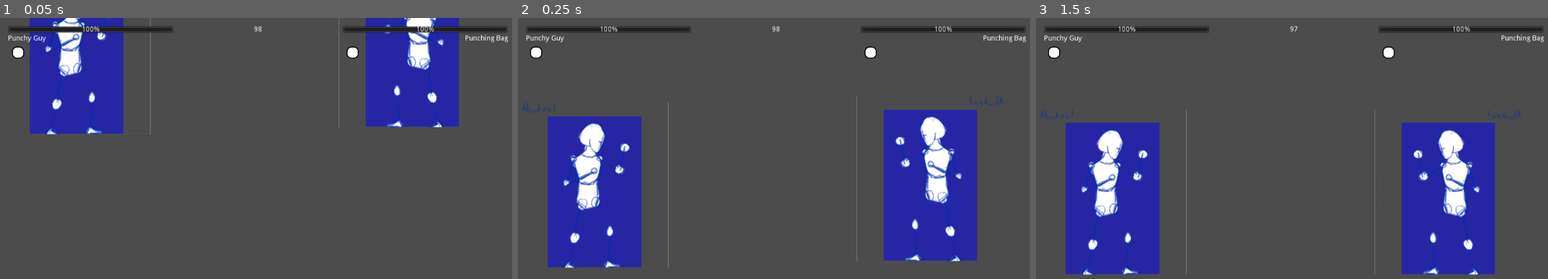
Above: before the commit, frames 1-3 (left to right).
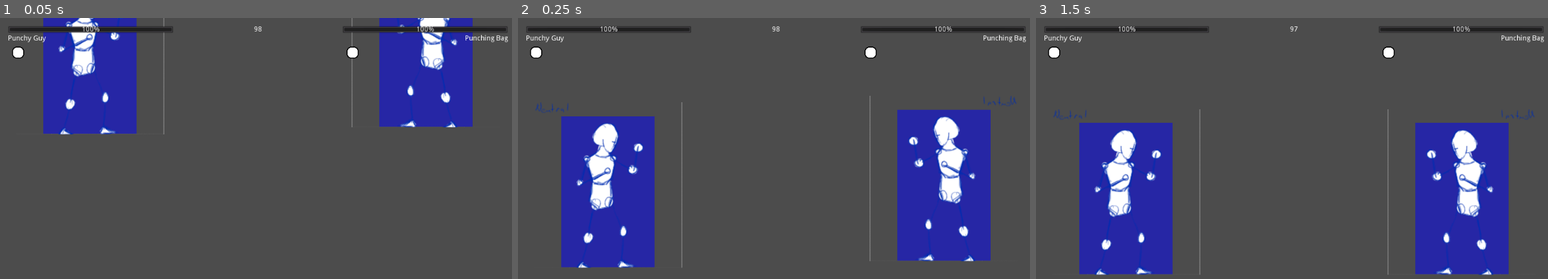
Above: after the commit, the same moments.

Repository: PistolRcks/flfa-project
Game: Godot game, scene res://level/basic_arena/TestingArena.tscn
Same seed, same stepped clock (60 frames per second), same inputs: the game is played once before the commit and once after it.
Inputs:
- Up to frame 1 (0.05 s): no input
- Up to frame 2 (0.25 s): no input
- Up to frame 3 (1.5 s): tap Enter at 1.25 s

The runs differ from the first frame. In frame 1, 8.1% of the frame differs, in the area x 5-93%, y 0-45%; in frame 2, 12%; in frame 3, 12%, in the area x 0-98%, y 34-99%.

Commit message:
Quick maths for camera zoom, also timer was not oneshot

Diff:
--- a/level/Arena.gd
+++ b/level/Arena.gd
@@ -3,10 +3,23 @@
 onready var p1 = $Player1
 onready var p2 = $Player2
 
+# Minimum and maximum zoom for the camera
+const MIN_ZOOM = 0.15
+const MAX_ZOOM = 0.5
+
+var current_zoom = 0.15
+
+# Distances required for zooming in/out
+const MIN_ZOOM_DISTANCE = 100
+const MAX_ZOOM_DISTANCE = 500
+
 func _process(delta):
 	# Resolve facing
+	var p1_x = p1.position.x
+	var p2_x = p2.position.x
+
 	# If player 1 is to the left of player 2
-	if p1.position.x < p2.position.x:
+	if p1_x < p2_x:
 		# Player 1 should be facing right, and player 2 should be facing left
 		p1.update_facing(true)
 		p2.update_facing(false)
@@ -14,3 +27,16 @@
 		# Otherwise it's the other way around
 		p1.update_facing(false)
 		p2.update_facing(true)
+
+	# Place the camera in the middle, also adjust camera zoom
+	$Camera.position.x = (p1_x + p2_x) / 2
+
+	# Classic y = mx + b
+	# Basically, we want to linearly shift between zooms of MAX_ZOOM and MIN_ZOOM, based on distance
+	# It's just a clamped linear equation...
+	var dist = abs(p1_x - p2_x)
+	var dist_clamped = min(max(dist, MIN_ZOOM_DISTANCE), MAX_ZOOM_DISTANCE)
+	var m = (MAX_ZOOM - MIN_ZOOM) / (MAX_ZOOM_DISTANCE - MIN_ZOOM_DISTANCE)
+	var b = MIN_ZOOM - m * MIN_ZOOM_DISTANCE
+	var zoom_mod = dist_clamped * m + b
+	$Camera.zoom = Vector2(1, 1) * zoom_mod
--- a/level/basic_arena/TestingArena.tscn
+++ b/level/basic_arena/TestingArena.tscn
@@ -40,7 +40,7 @@
 [node name="RightWallCollision" type="CollisionShape2D" parent="Collision/RightWallArea"]
 shape = SubResource( 3 )
 
-[node name="Camera2D" type="Camera2D" parent="."]
+[node name="Camera" type="Camera2D" parent="."]
 offset = Vector2( 0, -32 )
 current = true
 zoom = Vector2( 0.15, 0.15 )
--- a/ui/CombatUI.tscn
+++ b/ui/CombatUI.tscn
@@ -127,5 +127,6 @@
 }
 
 [node name="Timer" type="Timer" parent="."]
+one_shot = true
 
 [connection signal="timeout" from="Timer" to="." method="_on_Timer_timeout"]
